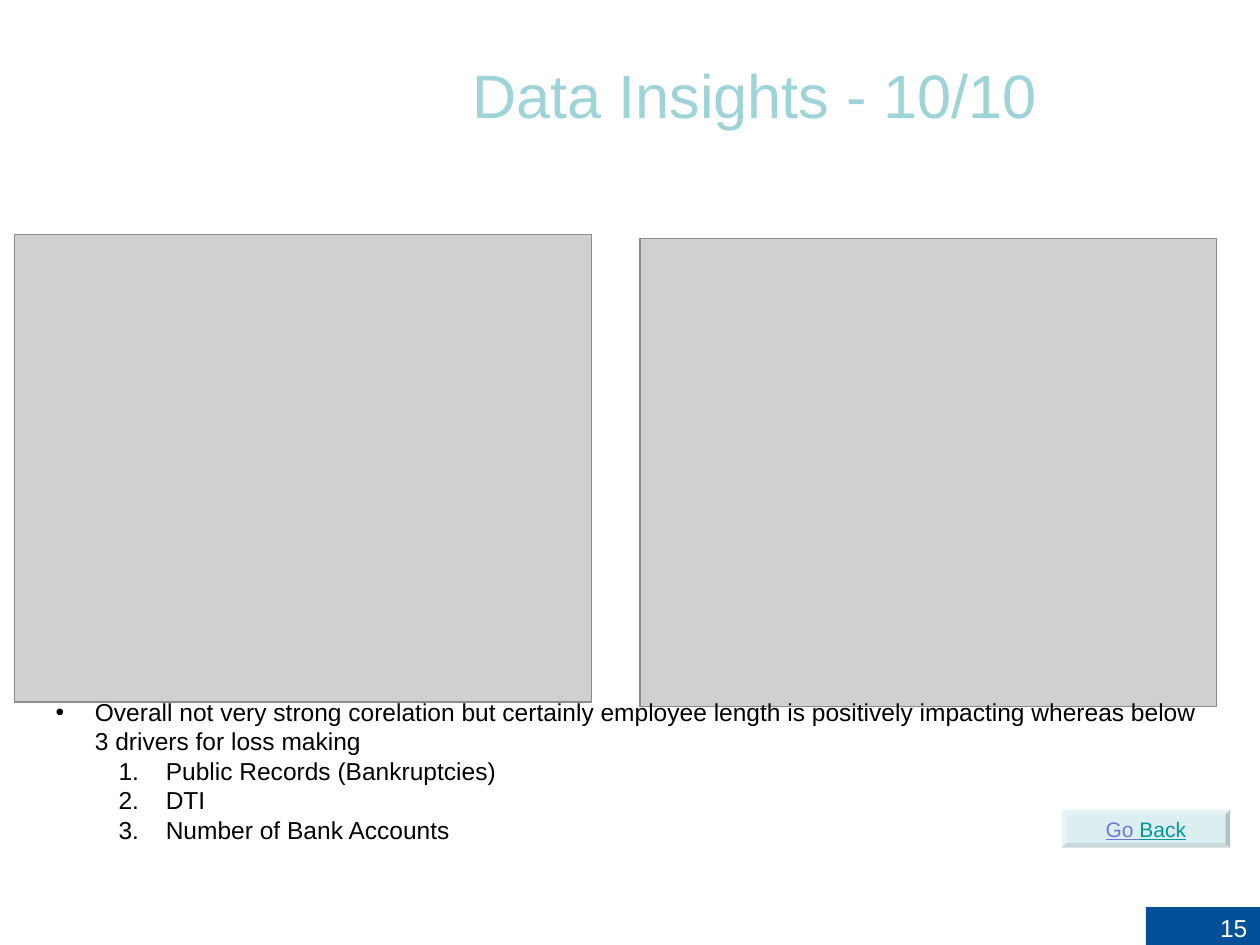
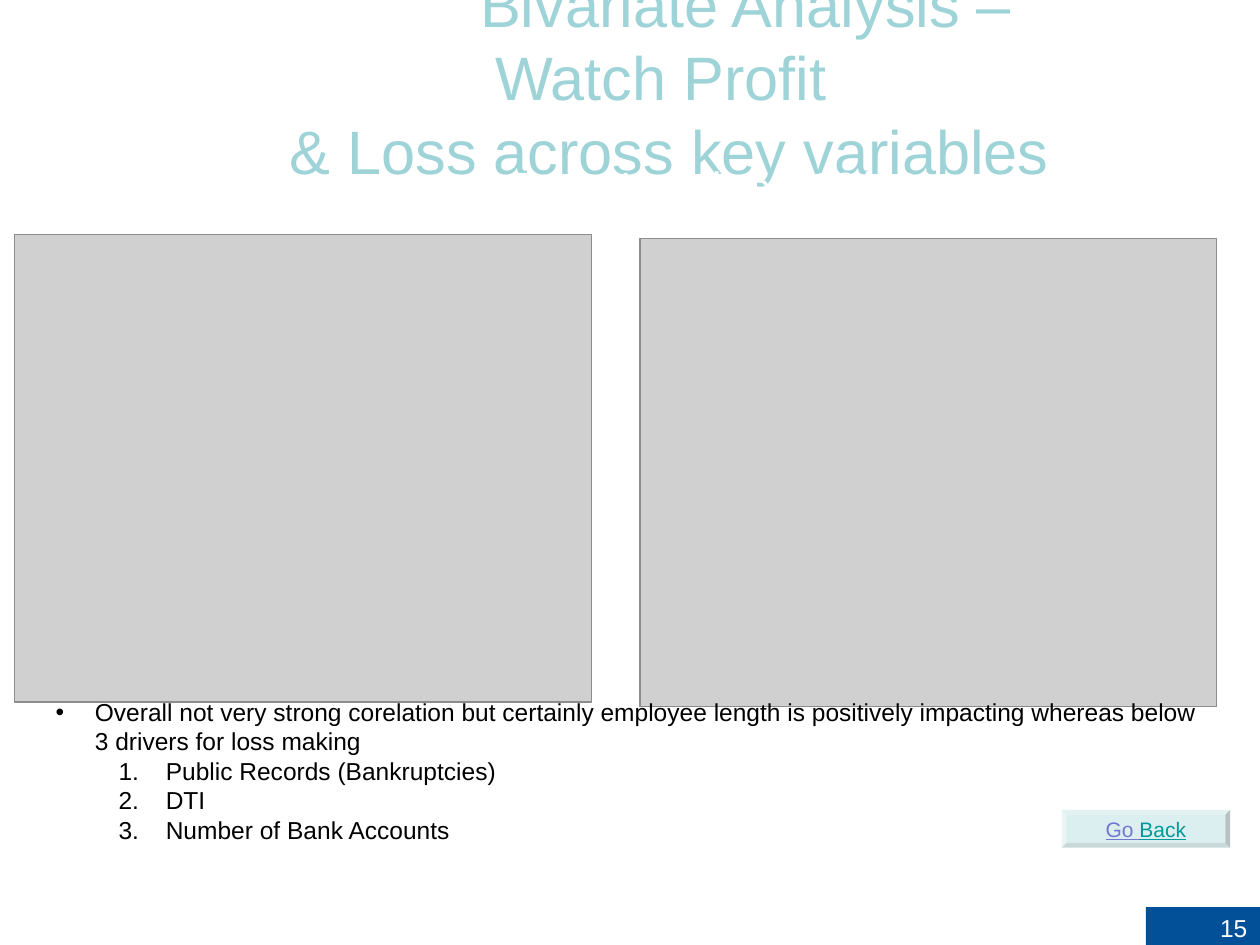
Before and after one commit to RujDha/LendingClub-CaseStudy, a slide deck: slide 15 of LeandingClub-CaseStudy.pptx. Drawn at 1260x945 pixels with LibreOffice and Linux fonts; fonts in the diff are those of the drawing; grey boxes stand for pictures; background and template pictures are left out. Boxes give left, top, right and bottom in pixels: in the first picture for what was removed or moved away, otherwise in the second. Text is boxed around its words. In the diff, an @@ line names an element or a change of style, - is before the commit and + after.

```diff
--- a/LeandingClub-CaseStudy.pptx
+++ b/LeandingClub-CaseStudy.pptx
@@ title "Bivariate Analysis – Watch Profit ...": place and size @@
-title "Bivariate Analysis – Watch Profit ..." at [231,732,275,751]
+title "Bivariate Analysis – Watch Profit ..." at [347,0,1048,185]
@@ title "Bivariate Analysis – Watch Profit ..." at [347,0,1048,185]: size 18 to 35 pt, text colour #FFFFFF to #9ED3D7 @@
@@ text "Data Insights - 10/10": place and size @@
-text "Data Insights - 10/10" at [472,74,1037,129]
+text "Data Insights - 10/10" at [515,168,918,187]
@@ text "Data Insights - 10/10" at [515,168,918,187]: size 35 to 25 pt, text colour #9ED3D7 to #FFFFFF @@
```
Also in this commit, not shown: 12 other slides changed, 2 other files.
